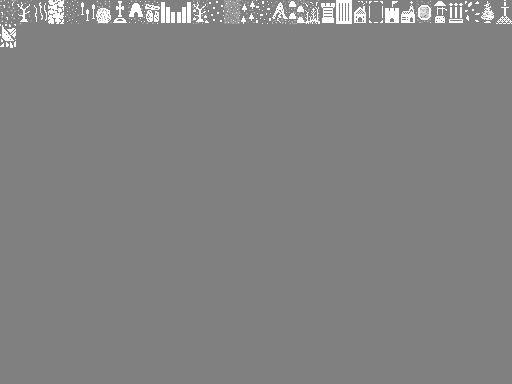
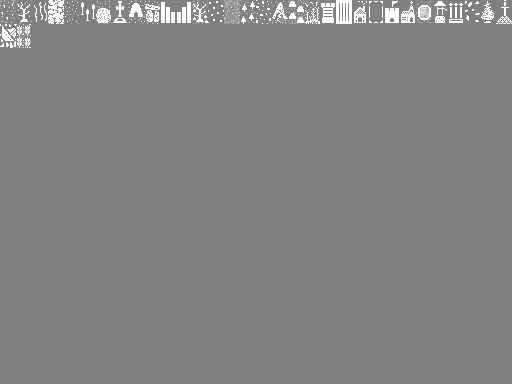
Layer changes from the first 512px x 384px image to the second:
painted on "Background" over (x1=16, y1=23, x2=32, y2=48)
